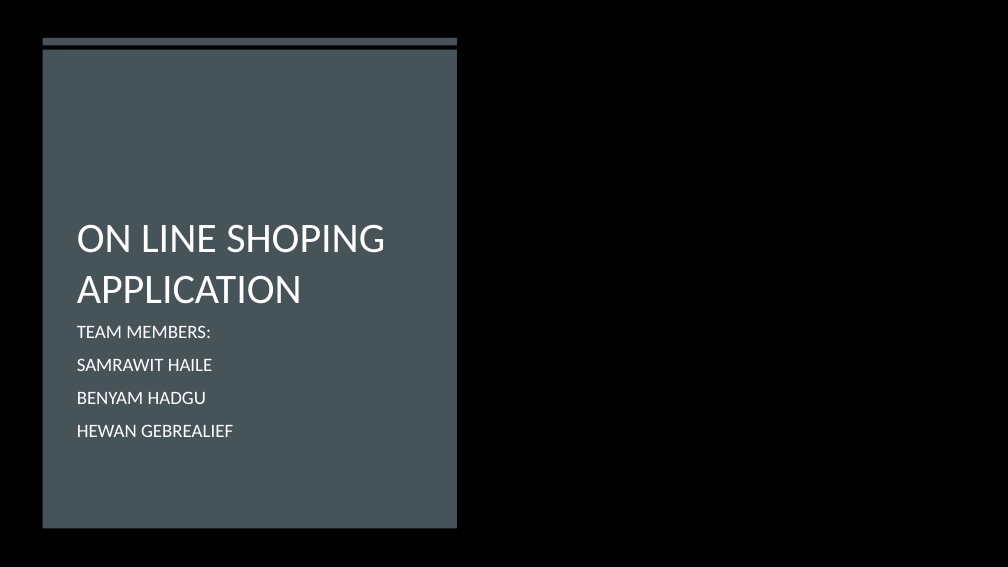
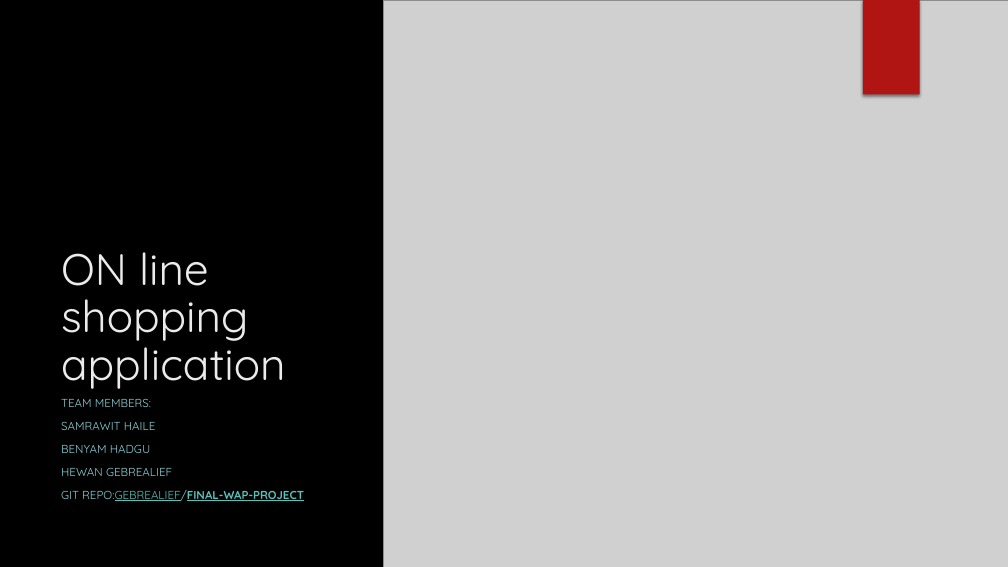
Before and after one commit to Gebrealief/final-wap-project, a slide deck: slide 1 of Wap presentation.pptx. Drawn at 1008x567 pixels with LibreOffice and Linux fonts; fonts in the diff are those of the drawing; grey boxes stand for pictures; background and template pictures are left out. Boxes give left, top, right and bottom in pixels: in the first picture for what was removed or moved away, otherwise in the second. Text is boxed around its words. In the diff, an @@ line names an element or a change of style, - is before the commit and + after.

```diff
--- a/Wap presentation.pptx
+++ b/Wap presentation.pptx
@@ rectangle removed at (0,0,1008,567) @@
@@ picture added at (383,0,1008,567) @@
@@ rectangle added at (863,0,920,95), fill #B01513 @@
@@ rectangle removed at (42,38,457,45) @@
@@ rectangle removed at (42,50,457,529) @@
@@ title at (61,252,286,389): text changed; size 40 to 42 pt; font Calibri to Quicksand; text colour #FFFFFF to #EBEBEB @@
-ON LINE SHOPING APPLICATION
+ON line shopping application
@@ subtitle "TEAM MEMBERS:": place and size @@
-subtitle "TEAM MEMBERS:" at (77,325,233,437)
+subtitle "TEAM MEMBERS:" at (61,399,304,501)
@@ subtitle at (61,399,172,476): size 18 to 11 pt, font Calibri to Quicksand, text colour #FFFFFF to #8AD0D6 in "TEAM MEMBERS:", "SAMRAWIT HAILE", "BENYAM HADGU", "HEWAN GEBREALIEF"; line spacing 1 to 0.9 @@
@@ subtitle at (61,490,304,501): paragraph added @@
+GIT REPO:GEBREALIEF/FINAL-WAP-PROJECT
```
Also in this commit, not shown: 9 other slides changed, 3 slides added, 2 slides removed, 25 other files.
